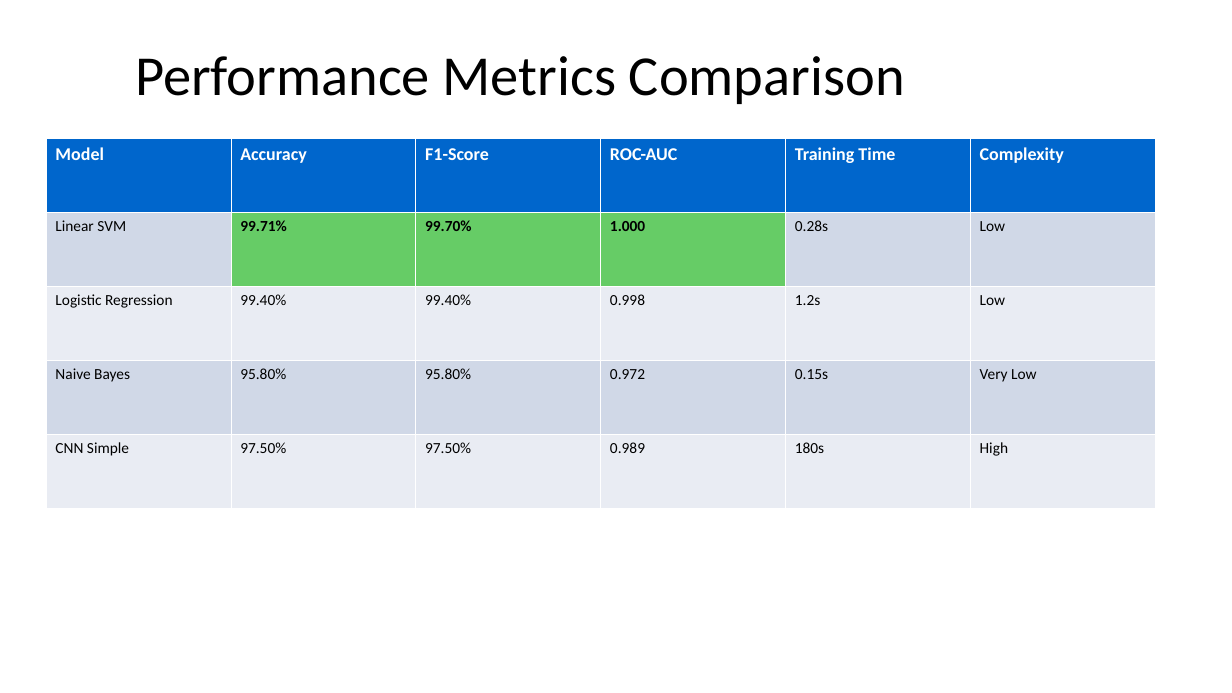
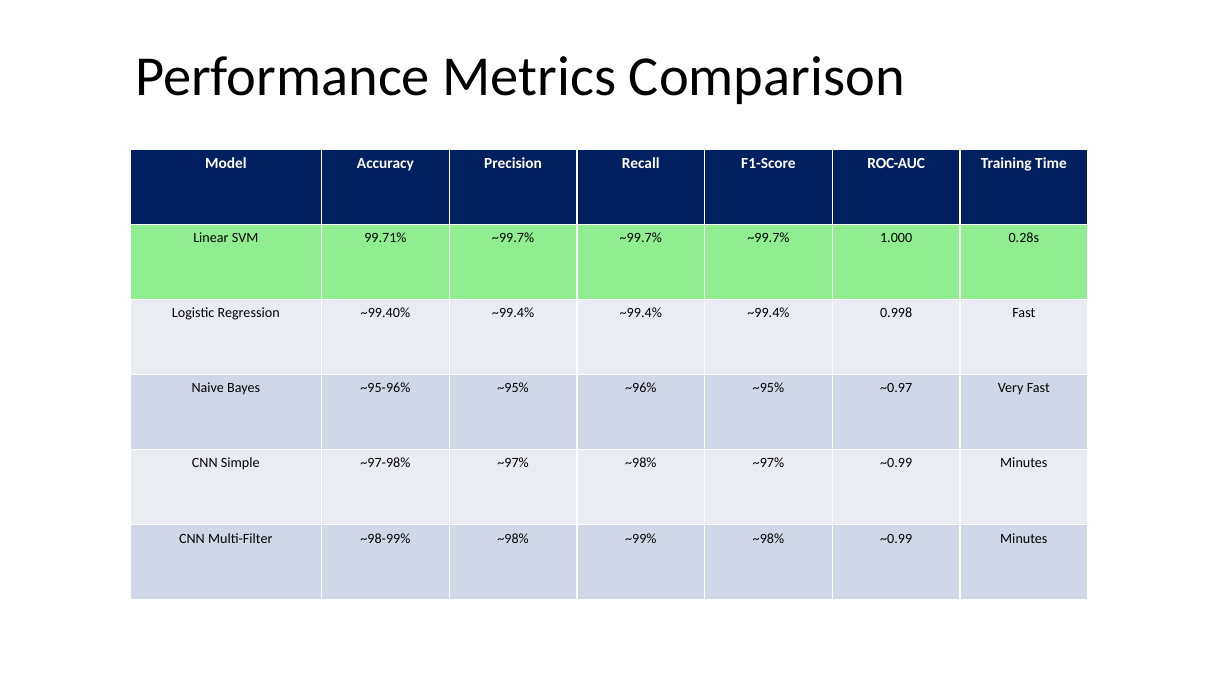
Before and after one commit to krati-2024aiml121/fake-news-group9, a slide deck: slide 3 of notebooks/Model_Results_Comparison.pptx. Drawn at 1232x693 pixels with LibreOffice and Linux fonts; fonts in the diff are those of the drawing. Boxes give left, top, right and bottom in pixels: in the first picture for what was removed or moved away, otherwise in the second. Text is boxed around its words. In the diff, an @@ line names an element or a change of style, - is before the commit and + after.

Commit message:
Updated PPT

```diff
--- a/notebooks/Model_Results_Comparison.pptx
+++ b/notebooks/Model_Results_Comparison.pptx
@@ table at (130,149,1087,600) @@
-Model | Accuracy | F1-Score | ROC-AUC | Training Time | Complexity
-Linear SVM | 99.71% | 99.70% | 1.000 | 0.28s | Low
-Logistic Regression | 99.40% | 99.40% | 0.998 | 1.2s | Low
-Naive Bayes | 95.80% | 95.80% | 0.972 | 0.15s | Very Low
-CNN Simple | 97.50% | 97.50% | 0.989 | 180s | High
+Model | Accuracy | Precision | Recall | F1-Score | ROC-AUC | Training Time
+Linear SVM | 99.71% | ~99.7% | ~99.7% | ~99.7% | 1.000 | 0.28s
+Logistic Regression | ~99.40% | ~99.4% | ~99.4% | ~99.4% | 0.998 | Fast
+Naive Bayes | ~95-96% | ~95% | ~96% | ~95% | ~0.97 | Very Fast
+CNN Simple | ~97-98% | ~97% | ~98% | ~97% | ~0.99 | Minutes
+CNN Multi-Filter | ~98-99% | ~98% | ~99% | ~98% | ~0.99 | Minutes
@@ table: place and size @@
-table at (46,139,1155,508)
+table at (130,149,1087,600)
```
